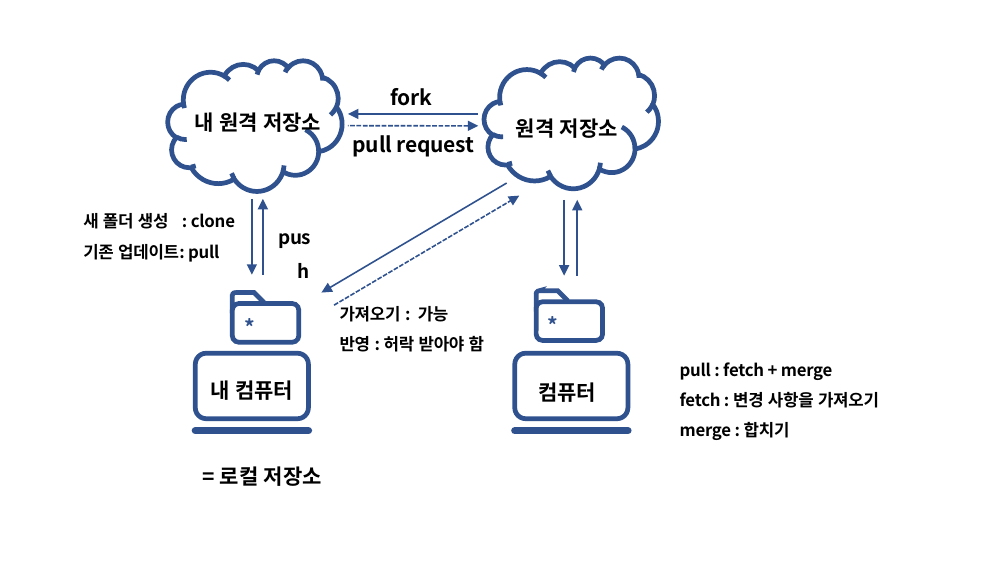
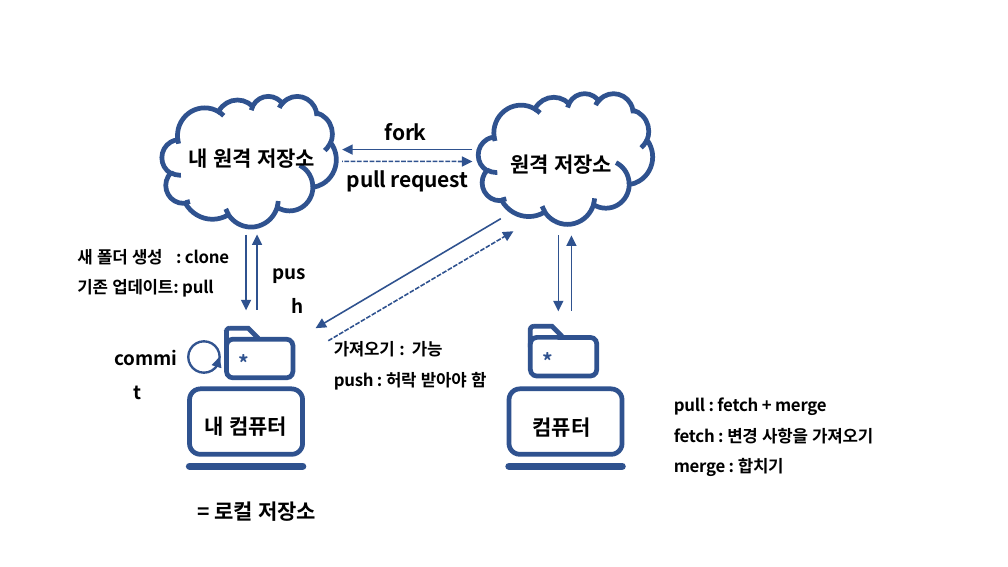
Before and after one commit to mrchypark/dabrp_classnote3, a slide deck: slide 5 of data/images.pptx. Drawn at 1008x567 pixels with LibreOffice and Linux fonts; fonts in the diff are those of the drawing. Boxes give left, top, right and bottom in pixels: in the first picture for what was removed or moved away, otherwise in the second. Text is boxed around its words. In the diff, an @@ line names an element or a change of style, - is before the commit and + after.

```diff
--- a/data/images.pptx
+++ b/data/images.pptx
@@ 13 texts, 8 arrows, 4 rounded rectangles, 2 clouds, 2 snip round rects, 2 lines: place and size @@
-13 texts, 8 arrows, 4 rounded rectangles, 2 clouds, 2 snip round rects, 2 lines at bbox=[83, 57, 879, 486]
+13 texts, 8 arrows, 4 rounded rectangles, 2 clouds, 2 snip round rects, 2 lines at bbox=[77, 93, 873, 521]
@@ text added at bbox=[107, 332, 188, 370], 18 pt, text #000000, bold @@
+commit
@@ ellipse added at bbox=[188, 341, 220, 373], outline #325491 2.25 pt @@
@@ arrow added from (217, 364) to (220, 357), #2F528F 1.5 pt @@
@@ text at bbox=[386, 372, 486, 388]: text changed @@
-반영 : 허락 받아야 함
+push : 허락 받아야 함
```
Also in this commit, not shown: 3 other files.
